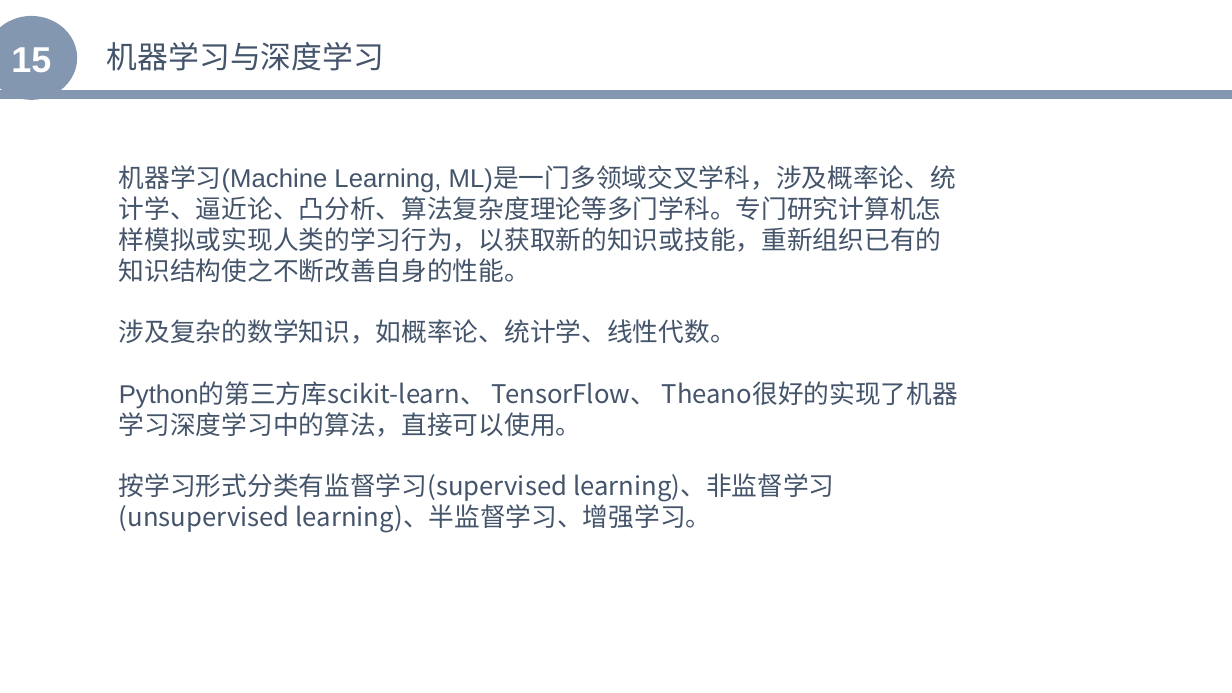
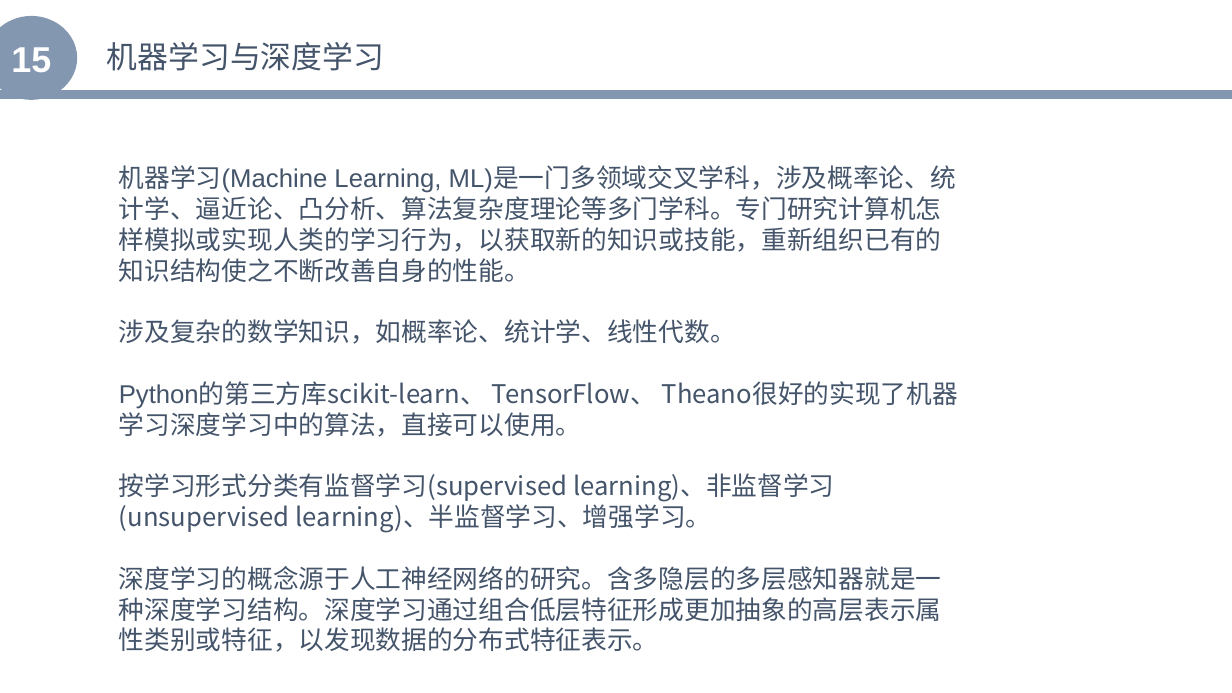
Before and after one commit to zhenglibins/python, a slide deck: slide 16 of python资料/Python与机器学习入门.pptx. Drawn at 1232x693 pixels with LibreOffice and Linux fonts; fonts in the diff are those of the drawing. Boxes give left, top, right and bottom in pixels: in the first picture for what was removed or moved away, otherwise in the second. Text is boxed around its words. In the diff, an @@ line names an element or a change of style, - is before the commit and + after.

```diff
--- a/python资料/Python与机器学习入门.pptx
+++ b/python资料/Python与机器学习入门.pptx
@@ text at <box>119,566,942,652</box>: paragraph added @@
+深度学习的概念源于人工神经网络的研究。含多隐层的多层感知器就是一种深度学习结构。深度学习通过组合低层特征形成更加抽象的高层表示属性类别或特征，以发现数据的分布式特征表示。
```
Also in this commit, not shown: 1 other slide changed, 7 slides added, 2 slides removed, 2 other files.
